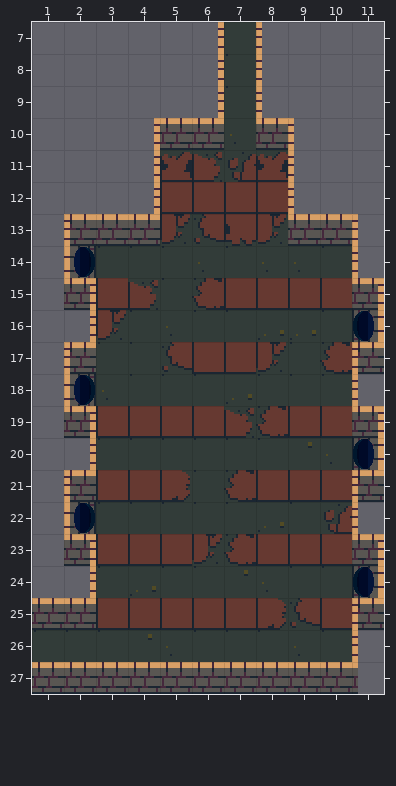
A Tiled map gets an edit: core/assets/levels/crossy-road-1.tmx. Above, as it was before the edit.
Cells are 32x32 px. Shown: x 1..11, y 7..27.
The result:
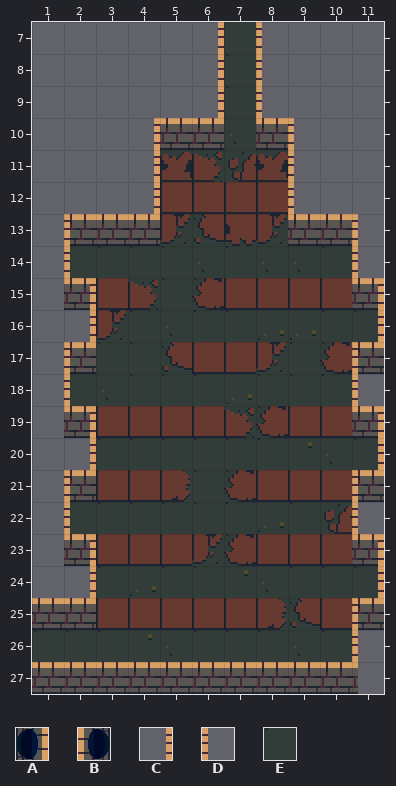
Key: from "brown": A 5, B 6, C 13, D 14, E 54.
_ is an empty cell.
From old to new:
Layer "ground":
y 14: x 2 _ -> E
y 16: x 11 _ -> E
y 18: x 2 _ -> E
y 20: x 11 _ -> E
y 22: x 2 _ -> E
y 24: x 11 _ -> E
Layer "walls":
y 14: x 2 B -> D
y 16: x 11 A -> C
y 18: x 2 B -> D
y 20: x 11 A -> C
y 22: x 2 B -> D
y 24: x 11 A -> C
Changed places in both pictures, as pixel boxes (x1, y1, x2, y2):
changed: (64, 246, 96, 278)
changed: (352, 310, 384, 342)
changed: (64, 374, 96, 406)
changed: (352, 438, 384, 470)
changed: (64, 502, 96, 534)
changed: (352, 566, 384, 598)
